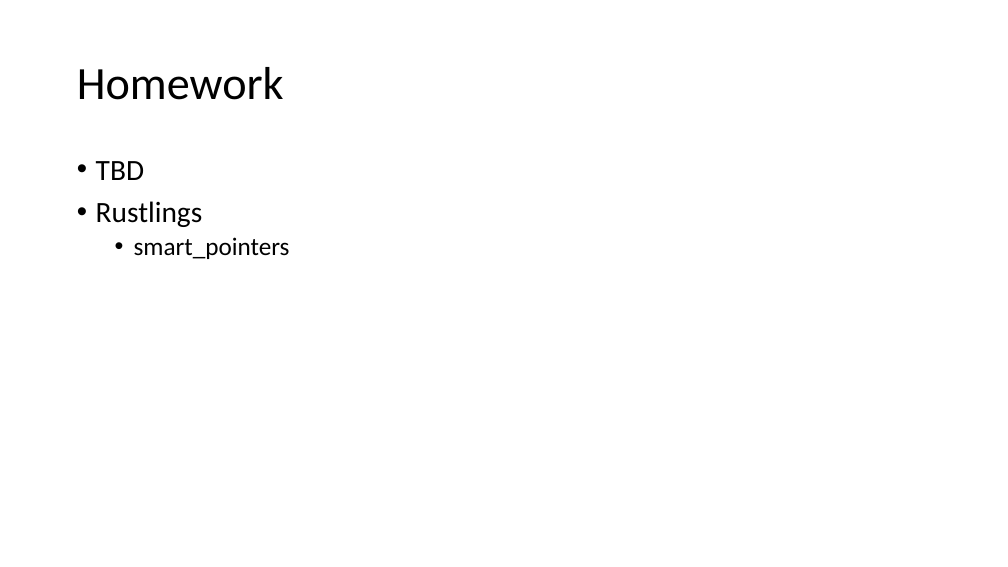
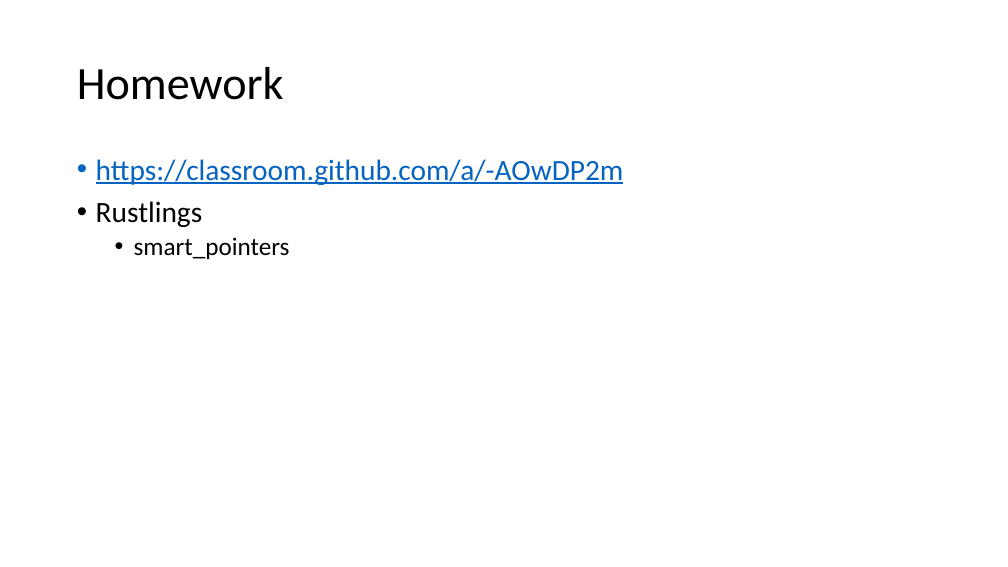
Before and after one commit to kugushev/course-rust-basics, a slide deck: slide 55 of src/05-SmartPointers/05-SmartPointers.pptx (slide 47 before the commit). Drawn at 1008x567 pixels with LibreOffice and Linux fonts; fonts in the diff are those of the drawing. Boxes give left, top, right and bottom in pixels: in the first picture for what was removed or moved away, otherwise in the second. Text is boxed around its words. In the diff, an @@ line names an element or a change of style, - is before the commit and + after.

```diff
--- a/src/05-SmartPointers/05-SmartPointers.pptx
+++ b/src/05-SmartPointers/05-SmartPointers.pptx
@@ text at (96,159,624,185): text changed; text colour #000000 to #0563C1 @@
-• TBD
+• https://classroom.github.com/a/-AOwDP2m
```
Also in this commit, not shown: 3 other slides changed, 8 slides added, 1 other file.
